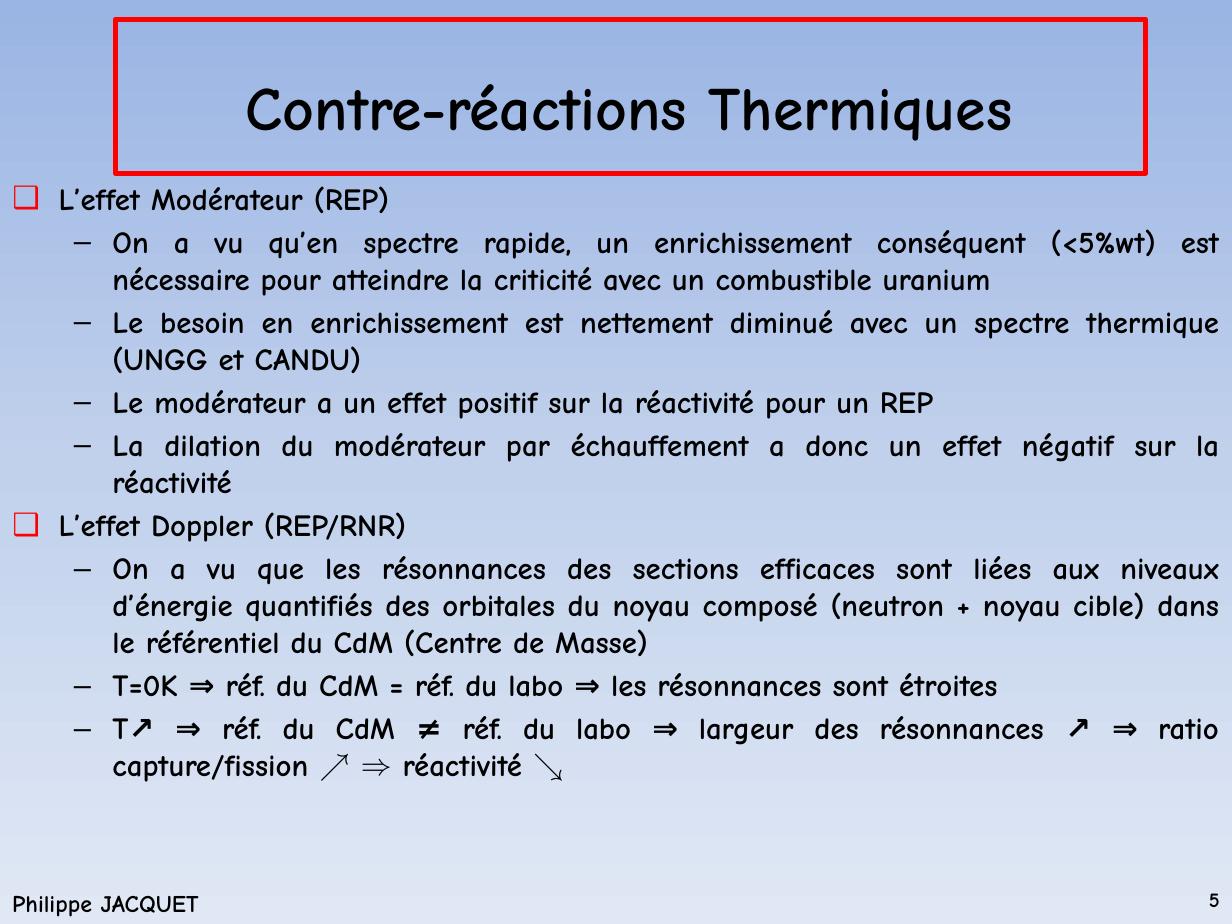
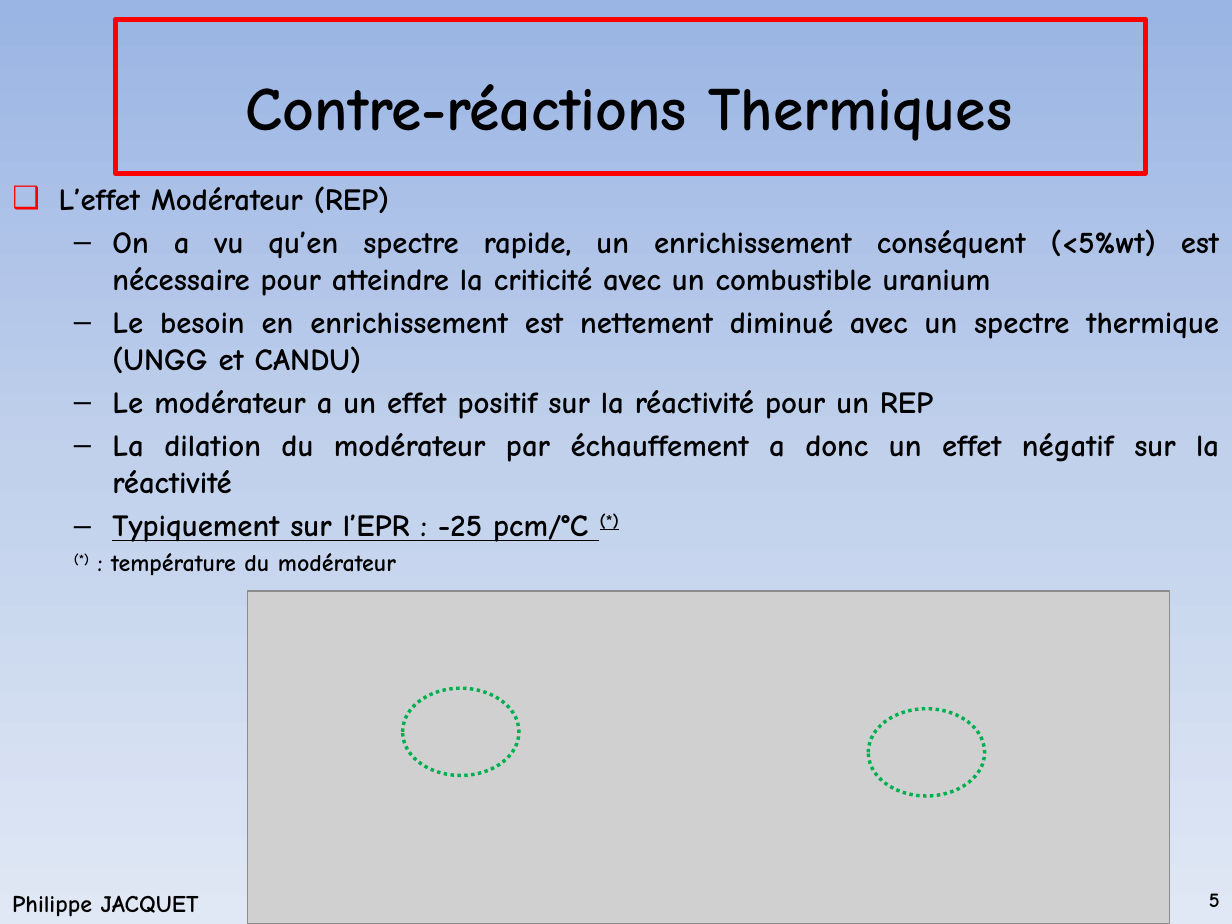
Before and after one commit to phjacquet/physor-smr-cnam, a slide deck: slide 5 of Cours2.pptx. Drawn at 1232x924 pixels with LibreOffice and Linux fonts; fonts in the diff are those of the drawing; grey boxes stand for pictures; background and template pictures are left out. Boxes give left, top, right and bottom in pixels: in the first picture for what was removed or moved away, otherwise in the second. Text is boxed around its words. In the diff, an @@ line names an element or a change of style, - is before the commit and + after.

Commit message:
MAJ

```diff
--- a/Cours2.pptx
+++ b/Cours2.pptx
@@ text at [111,514,588,576]: text changed @@
-❑ L’effet Doppler (REP/RNR)
-  – On a vu que les résonnances des sections efficaces sont liées aux niveaux d’énergie quantifiés des orbitales du noyau composé (neutron + noyau cible) dans le référentiel du CdM (Centre de Masse)
-  – T=0K ⇒ réf. du CdM = réf. du labo ⇒ les résonnances sont étroites
-  – T↗ ⇒ réf. du CdM ≠ réf. du labo ⇒ largeur des résonnances ↗ ⇒ ratio capture/fission ↗ ⇒ réactivité ↘
+  – Typiquement sur l’EPR : -25 pcm/°C (*)
+  (*) : température du modérateur
@@ picture added at [248,591,1170,924] @@
@@ ellipse added at [403,689,519,776], outline #00B050 2 pt dashed @@
@@ ellipse added at [869,708,984,796], outline #00B050 2 pt dashed @@
```
Also in this commit, not shown: 1 other slide changed, 1 slide added.
